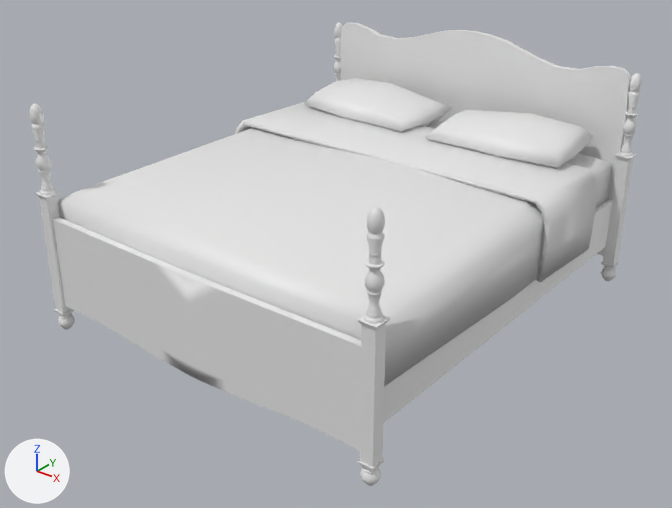
The FBX model models/Furniture/OldBed/OldBed.fbx, before and after one commit.
Camera for both pictures: a 50 mm lens placed at (1.029, -1.334, 0.928), pointed at (0.008, -0.058, 0.136). The axes (+X, +Y, +Z) are drawn at lower left. The lights are the same throughout. Where no turn or scale is listed for an object, it has been applied to the vertices.

Before the edit, the objects in view are built like this:
```python
ob_circle_002 = bpy.data.objects.new('Circle.002', me_circle_001)
ob_circle_002.location = (-0.37, -0.427, 0.255)
ob_cube_009 = bpy.data.objects.new('Cube.009', me_cube_001)
ob_cube_009.location = (0.0, 0.0, 0.0)
ob_cube_010 = bpy.data.objects.new('Cube.010', me_cube_002)
ob_cube_010.location = (0.0, 0.0, 0.266)
ob_cube_012 = bpy.data.objects.new('Cube.012', me_cube_007)
ob_cube_012.location = (0.0, 0.0, 0.266)
ob_cube_013 = bpy.data.objects.new('Cube.013', me_cube_009)
ob_cube_013.location = (0.0, 0.0, 0.266)
ob_cube_014 = bpy.data.objects.new('Cube.014', me_cube_012)
ob_cube_014.location = (0.0, 0.0, 0.266)
```
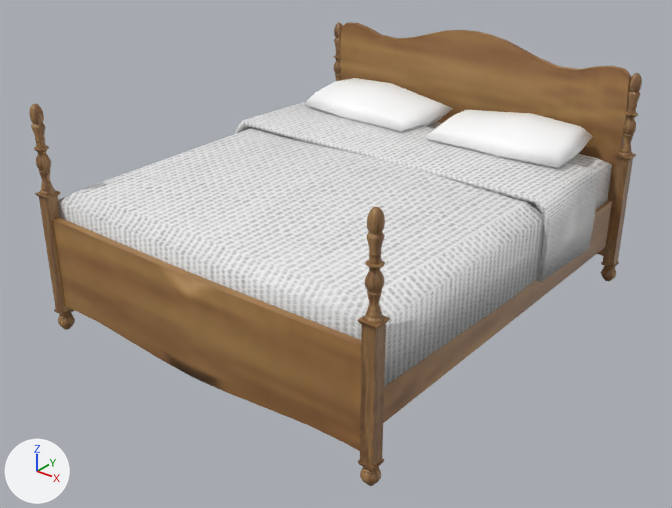
Boxes (x1, y1, x2, y2) around the edits, measured in the pictures (672 x 508 px):
'Cube.010', surface changed (white to grey): (58, 128, 544, 386) in both
'Cube.009', recoloured, surface changed (grey to brown): (52, 22, 631, 451) in both
'Circle.002', recoloured, surface changed (grey to brown): (29, 23, 642, 486) in both
'Cube.013', surface changed: (304, 78, 593, 168) in both
'Cube.012', surface changed: (428, 121, 612, 209) in both
part 3 of me_cube_012, surface changed: (243, 102, 597, 282) in both

Edits to the bpy script that builds the scene:
```text
Add img_woodpixelated_png:
    img_woodpixelated_png = load_image('WoodPixelated.png', '../../../materials/OldDesk/WoodPixelated.png', 256, 256, 'sRGB')
Add img_bedtextures_png:
    img_bedtextures_png = load_image('BedTextures.png', '../../../materials/OldBed/BedTextures.png', 1024, 1024, 'sRGB')
Change mat_bed:
    remove mat_bed.base_color = (0.8, 0.8, 0.8)  # white #e7e7e7
    add mat_bed.texture = img_bedtextures_png
Add mat_bedwood:
    mat_bedwood = principled_material('BedWood')
    mat_bedwood.texture = img_woodpixelated_png
Change me_cube_012:
    where me_cube_012.from_pydata(...)  # 44 vertices, 42 faces; spans x -0.388..0.388, y 0.072..0.283, z -0.136..0.036
    used by ob_cube_014; location = (0.0, 0.0, 0.266)
    me_cube_012 part 3: texture (UV) coordinates of 42 of 42 faces, centred in x -0.384..0.384, y 0.072..0.283, z -0.129..0.034, changed; they spanned u 0.0..0.64, v 0.0..0.89 and now span u 0.02..0.48, v 0.54..0.98
Change me_cube_002:
    where me_cube_002.from_pydata(...)  # 34 vertices, 32 faces; spans x -0.375..0.374, y -0.424..0.258, z -0.122..0.034
    used by ob_cube_010; location = (0.0, 0.0, 0.266)
    me_cube_002 part 4: texture (UV) coordinates of 32 of 32 faces, centred in x -0.372..0.372, y -0.42..0.258, z -0.118..0.024, changed; they spanned u 0.37..1.0, v 0.0..0.99 and now span u 0.03..0.46, v 0.52..0.99
Change me_cube_001:
    where me_cube_001.from_pydata(...)  # 620 vertices, 631 faces; spans x -0.37..0.37, y -0.438..0.438, z 0.043..0.482
    used by ob_cube_009; location = (0.0, 0.0, 0.0)
    remove me_cube_001.materials.append(mat_bedframe)  # white #e7e7e7
    me_cube_001 part 2: texture (UV) coordinates of 631 of 631 faces, centred in x -0.37..0.37, y -0.438..0.438, z 0.044..0.481, changed; they spanned u 0.0..0.93, v 0.0..1.0 and now span u 0.04..0.43, v 0.55..0.98
    add me_cube_001.materials.append(mat_bedwood)  # picture img_woodpixelated_png
Change me_circle_001:
    where me_circle_001.from_pydata(...)  # 2152 vertices, 2136 faces; spans x -0.016..0.757, y -0.016..0.87, z -0.255..0.199
    used by ob_circle_002; location = (-0.37, -0.427, 0.255)
    remove me_circle_001.materials.append(mat_bedlegs)  # white #e7e7e7
    me_circle_001 part 1: texture (UV) coordinates of 2136 of 2136 faces, centred in x -0.015..0.756, y -0.015..0.869, z -0.255..0.198, changed; they spanned u 0.0..0.98, v 0.0..1.0 and now span u 0.01..0.64, v 0.11..0.52
    add me_circle_001.materials.append(mat_bedwood)  # picture img_woodpixelated_png
```
